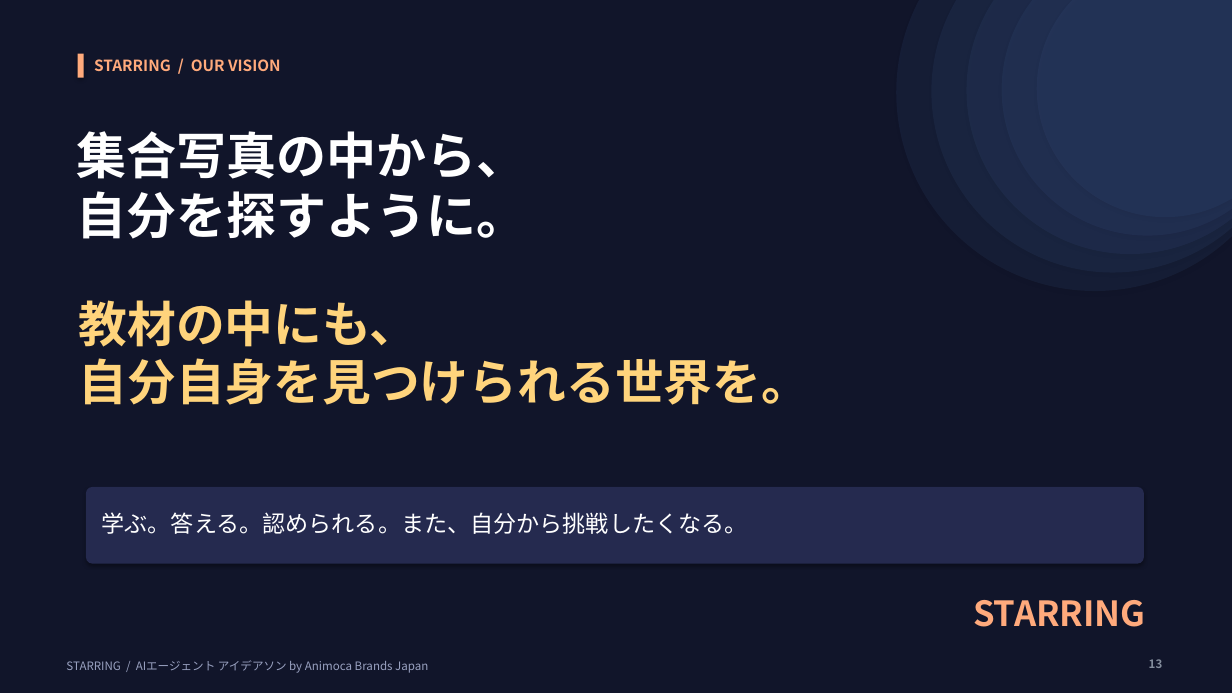
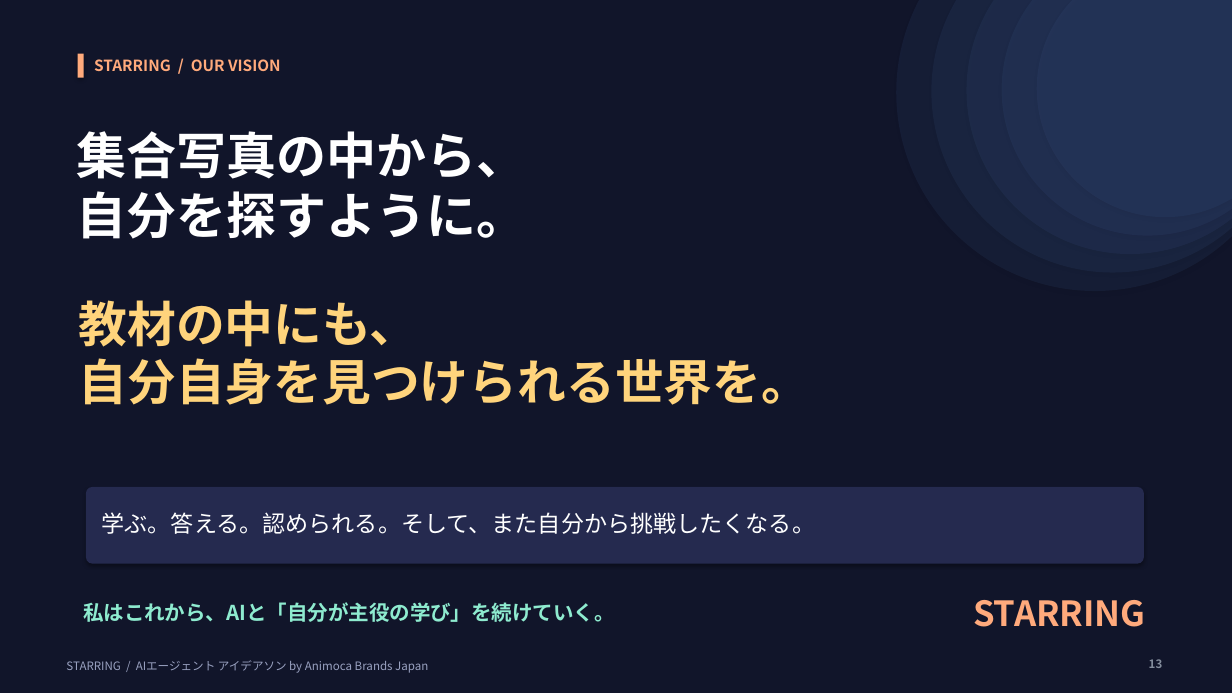
Before and after one commit to zpx9/a1, a slide deck: slide 13 of STARRING_final.pptx. Drawn at 1232x693 pixels with LibreOffice and Linux fonts; fonts in the diff are those of the drawing. Boxes give left, top, right and bottom in pixels: in the first picture for what was removed or moved away, otherwise in the second. Text is boxed around its words. In the diff, an @@ line names an element or a change of style, - is before the commit and + after.

```diff
--- a/STARRING_final.pptx
+++ b/STARRING_final.pptx
@@ text at [102,512,816,534]: text changed @@
-学ぶ。答える。認められる。また、自分から挑戦したくなる。
+学ぶ。答える。認められる。そして、また自分から挑戦したくなる。
@@ text added at [83,602,615,622], 16 pt, text #8EEBCF, bold @@
+私はこれから、AIと「自分が主役の学び」を続けていく。
```
Also in this commit, not shown: 8 other slides changed, 1 slide added, 1 slide removed, 1 other file.
